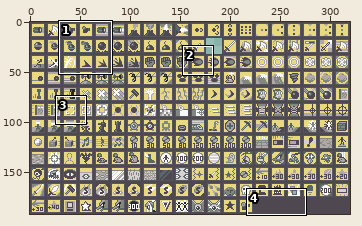
Sprite sheet: chip icons.png. The first picture is a wide view before the edit; the outline marks the close-up.
Close-up. Earlier state:
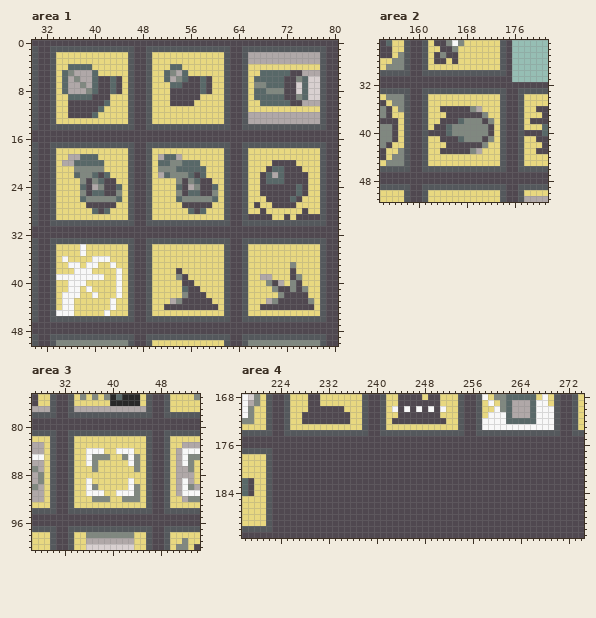
The file is 320x192 pixels. Colours within 5 levels of each other are drawn and written as one. Shown: area 1: x 30..80, y 0..50; area 2: x 154..181, y 25..51; area 3: x 27..54, y 75..100; area 4: x 218..274, y 168..191.
And afterwards:
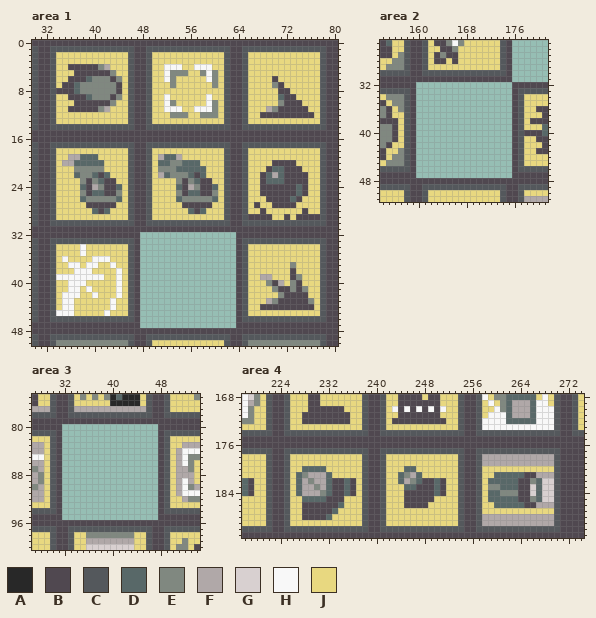
Palette (. is transparent): A #282828  B #504850  C #54585c  D #586868  E #808880  F #b0a8a8  G #d8d0d0  H #f8f8f8  J #e8d880
Edits made:
Changed rows in their new state; - is an unchanged pixel.
Area 1:
first column x 34:
 2 --------------------------------JJJJJJJJJJJJ
 3 --------------------------------JJJJJJJJJJJJ
 4 --BBBBBEF---------HHH--HHH------------------
 5 -JJBBBBBBE--------H-EE--EHE-------JJJJJJJJJJ
 6 -JBBBDEEEBE-------HEJJJJJHE------JJJBJJJJJJJ
 7 -BBD-EEEEE---------EJJJJJJE------JJJEBJJJJJJ
 8 BBBDE-EEEE---------JJJJJJJ-------JJJJB-JJJJJ
 9 --BBB-EEEBE-------HJJJJJ-H-------JJJJ---JJJJ
10 --J-----BE--------HEJJJ--HE-------JJJEB--JJJ
11 -------EF---------HHH--HHHE--------FEBBBBB--
12 --JJJJJ------------EEE--EEE-----JJBBBBBBBBBJ
13 --------------------------------JJJJJJJJJJJJ
first column x 48:
32 ................
33 ................
34 ................
35 ................
36 ................
37 ................
38 ................
39 ................
40 ................
41 ................
42 ................
43 ................
44 ................
45 ................
46 ................
47 ................
Area 2:
first column x 160:
32 ................
33 ................
34 ................
35 ................
36 ................
37 ................
38 ................
39 ................
40 ................
41 ................
42 ................
43 ................
44 ................
45 ................
46 ................
47 ................
Area 3:
first column x 32:
 80 ................
 81 ................
 82 ................
 83 ................
 84 ................
 85 ................
 86 ................
 87 ................
 88 ................
 89 ................
 90 ................
 91 ................
 92 ................
 93 ................
 94 ................
 95 ................
Area 4:
first column x 225:
177 CCCCCCCCCCCCCC--CCCCCCCCCCCCCC--CCCCCCCCCCCCCC
178 CJJJJJJJJJJJJC--CJJJJJJJJJJJJC--CFFFFFFFFFFFFC
179 CJJJJJJJJJJJJC--CJJJJJJJJJJJJC--CFFFFFFFFFFFFC
180 CJJDDDDJJJJJJC--CJJJDDJJJJJJJC--CJJJJJJJJJJJJC
181 CJDEFFFDJJJJJC--CJJDEFDJJJJJJC--CJJDDDDD--FFFC
182 CJDFEFFD--D-JC--CJJDFED--D-JJC--CJDDDDD--EDGGC
183 CJDFFEFD--D-JC--CJJJDD---D-JJC--CJEEDDD--GDGGC
184 CJDFFFED--D-JC--CJJJ-----D-JJC--CJDDEEE--GDGGC
185 CJJDDDD---JJJC--CJJJ-----JJJJC--CJDDDDD--EDGGC
186 CJJ------DJJJC--CJJJ----JJJJJC--CJJDDDDD--FFFC
187 CJJ-----DJJJJC--CJJJJJJJJJJJJC--CJJJJJJJJJJJJC
188 CJJ----DJJJJJC--CJJJJJJJJJJJJC--CFFFFFFFFFFFFC
189 CJJJJJJJJJJJJC--CJJJJJJJJJJJJC--CFFFFFFFFFFFFC
190 CCCCCCCCCCCCCC--CCCCCCCCCCCCCC--CCCCCCCCCCCCCC
